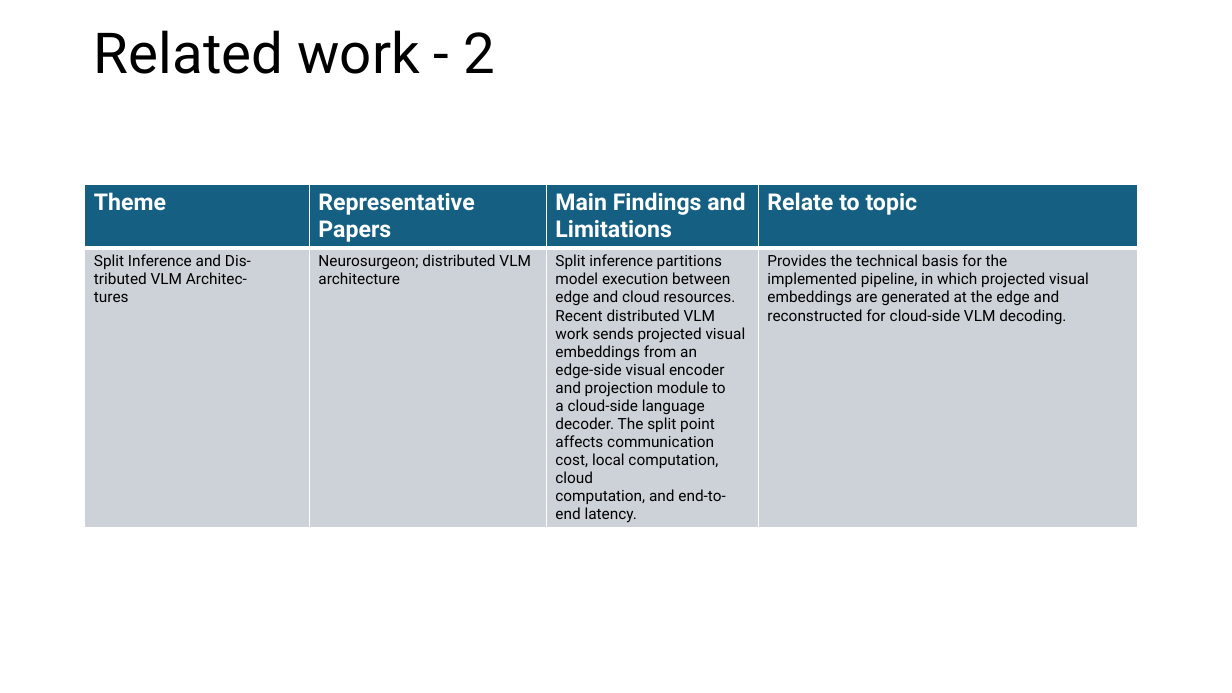
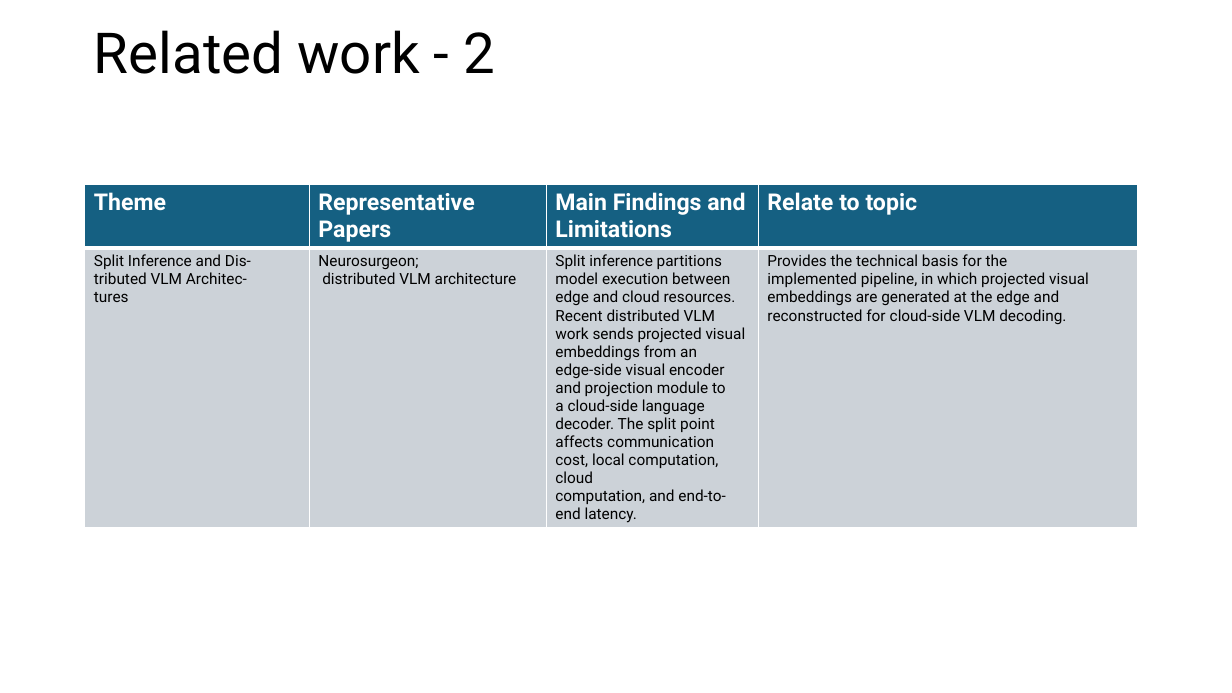
Before and after one commit to YMa10-ACS/CT5195-Master-capstone, a slide deck: slide 8 of Records/Literacture review-followup.pptx (slide 6 before the commit). Drawn at 1232x693 pixels with LibreOffice and Linux fonts; fonts in the diff are those of the drawing. Boxes give left, top, right and bottom in pixels: in the first picture for what was removed or moved away, otherwise in the second. Text is boxed around its words. In the diff, an @@ line names an element or a change of style, - is before the commit and + after.

```diff
--- a/Records/Literacture review-followup.pptx
+++ b/Records/Literacture review-followup.pptx
@@ table at [85, 185, 1139, 527] @@
-row 2, column 2: Neurosurgeon; distributed VLM architecture
+row 2, column 2: Neurosurgeon; / distributed VLM architecture
```
Also in this commit, not shown: 5 other slides changed, 2 other files.
